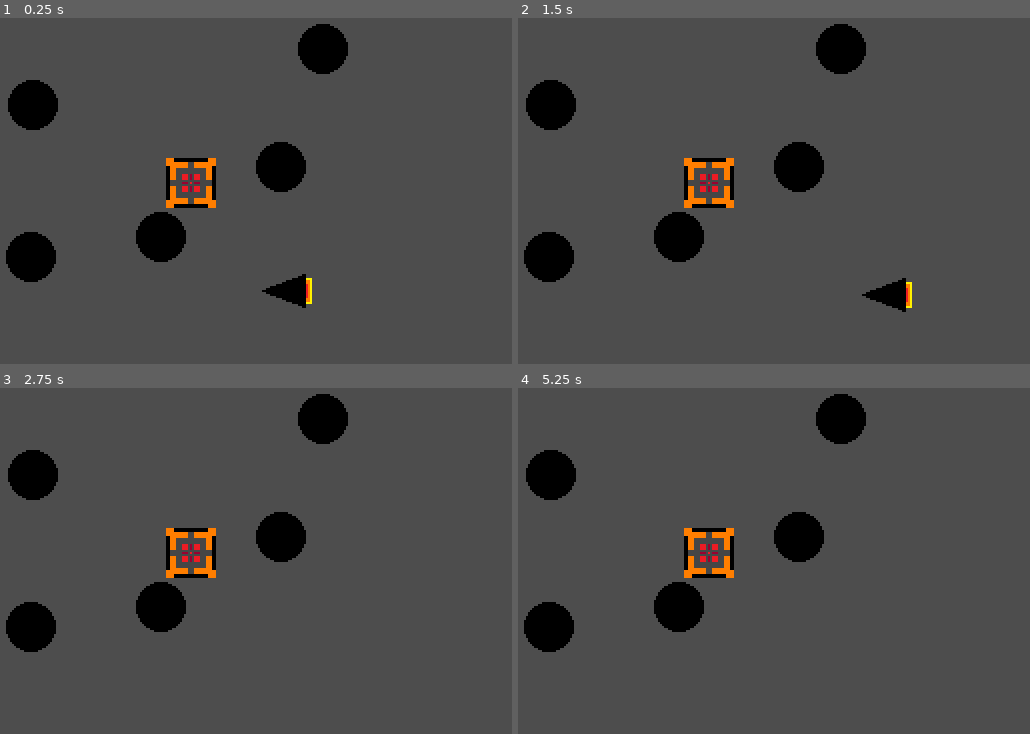
Above: before the commit, frames 1-4 (two rows, left to right).
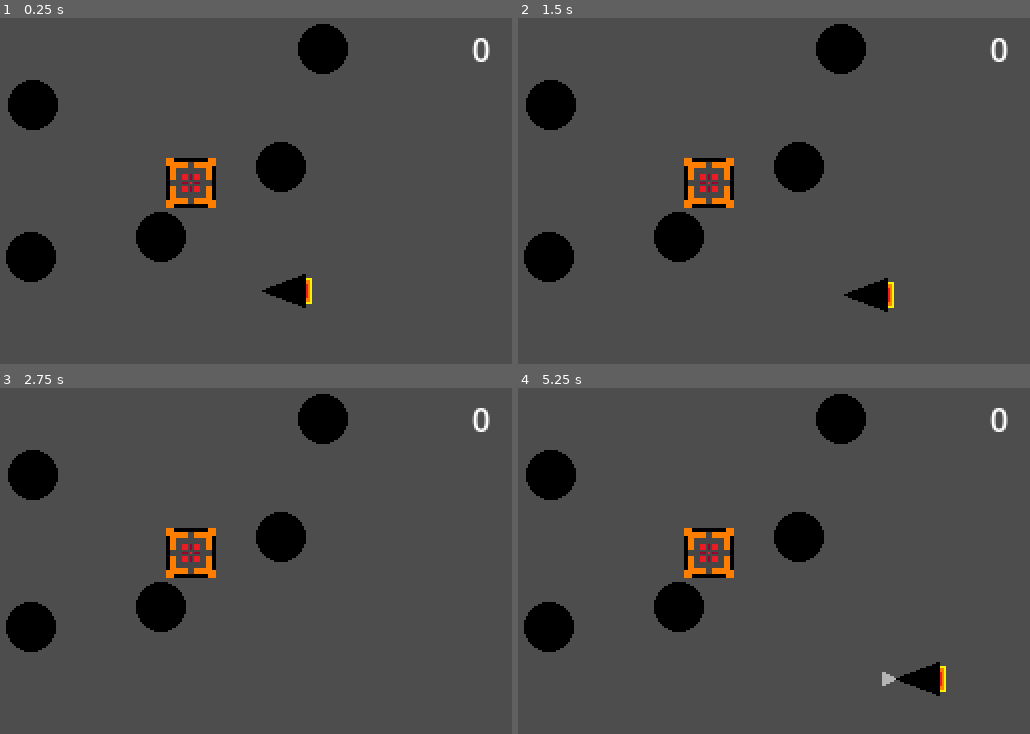
Above: after the commit, the same moments.

Repository: ima-cow/Space-asteroid-miner
Game: Godot game, scene res://scenes/game.tscn
Same seed, same stepped clock (60 frames per second), same inputs: the game is played once before the commit and once after it.
Inputs:
- Up to frame 1 (0.25 s): no input
- Up to frame 2 (1.5 s): tap Enter at 0.5 s; hold D (right) 0.53-1.28 s; hold Space (beam) 0.53-1.28 s; hold S (down) from 1.28 s (still down); tap Space (beam) at 1.35 s
- Up to frame 3 (2.75 s): release S (down) at 2.03 s; hold D (right) from 2.03 s (still down); hold Space (beam) from 2.03 s (still down)
- Up to frame 4 (5.25 s): release D (right) at 2.78 s; release Space (beam) at 2.78 s; hold W (up) 2.78-3.53 s; tap Space (beam) at 2.85, 3.5, 4.35 s; hold Space (beam) 3.53-4.28 s; hold A (left) 3.53-5.03 s; hold S (down) from 5.03 s (still down); hold Space (beam) from 5.03 s (still down)

The runs differ from the first frame. In frame 1, 0.1% of the frame differs, in the area x 92-96%, y 5-13%; in frame 2, 0.8%, in the area x 63-96%, y 5-85%; in frame 3, 0.1%; in frame 4, 0.8%.

Commit message:
way to many changes

Diff:
--- a/scenes/game.tscn
+++ b/scenes/game.tscn
@@ -1,10 +1,11 @@
-[gd_scene load_steps=8 format=3 uid="uid://deidliikifwik"]
+[gd_scene load_steps=9 format=3 uid="uid://deidliikifwik"]
 
 [ext_resource type="PackedScene" uid="uid://stex3fnk2qly" path="res://scenes/asteroid.tscn" id="1_yqjtg"]
 [ext_resource type="Script" uid="uid://b6j5dpnb4ntek" path="res://scripts/ship_movement.gd" id="2_lbhrr"]
 [ext_resource type="Texture2D" uid="uid://dvmr3c6ujqyhv" path="res://assets/ship.png" id="2_lnu2h"]
 [ext_resource type="Texture2D" uid="uid://c4mitpvuk83wa" path="res://assets/beam.png" id="3_lbhrr"]
 [ext_resource type="Texture2D" uid="uid://dobtasoup88yb" path="res://assets/station.png" id="4_iywne"]
+[ext_resource type="Script" uid="uid://dgerbndc527js" path="res://scripts/station.gd" id="4_p57ef"]
 
 [sub_resource type="RectangleShape2D" id="RectangleShape2D_iywne"]
 size = Vector2(26, 26)
@@ -23,6 +24,8 @@
 lock_rotation = true
 contact_monitor = true
 max_contacts_reported = 1
+linear_damp_mode = 1
+linear_damp = 1.0
 script = ExtResource("2_lbhrr")
 
 [node name="Sprite2D" type="Sprite2D" parent="Ship"]
@@ -45,6 +48,7 @@
 disabled = true
 
 [node name="Station" type="StaticBody2D" parent="."]
+script = ExtResource("4_p57ef")
 
 [node name="Sprite2D" type="Sprite2D" parent="Station"]
 texture = ExtResource("4_iywne")
@@ -55,28 +59,28 @@
 
 [node name="Ports" type="Node" parent="Station"]
 
-[node name="Area2D" type="Area2D" parent="Station/Ports"]
+[node name="Port" type="Area2D" parent="Station/Ports"]
 
-[node name="CollisionShape2D" type="CollisionShape2D" parent="Station/Ports/Area2D"]
+[node name="CollisionShape2D" type="CollisionShape2D" parent="Station/Ports/Port"]
 position = Vector2(-11.75, 0)
 shape = SubResource("RectangleShape2D_p57ef")
 
-[node name="Area2D2" type="Area2D" parent="Station/Ports"]
+[node name="Port2" type="Area2D" parent="Station/Ports"]
 
-[node name="CollisionShape2D" type="CollisionShape2D" parent="Station/Ports/Area2D2"]
+[node name="CollisionShape2D" type="CollisionShape2D" parent="Station/Ports/Port2"]
 position = Vector2(11.75, 0)
 shape = SubResource("RectangleShape2D_p57ef")
 
-[node name="Area2D3" type="Area2D" parent="Station/Ports"]
+[node name="Port3" type="Area2D" parent="Station/Ports"]
 
-[node name="CollisionShape2D" type="CollisionShape2D" parent="Station/Ports/Area2D3"]
+[node name="CollisionShape2D" type="CollisionShape2D" parent="Station/Ports/Port3"]
 position = Vector2(0, -11.75)
 rotation = 1.5707964
 shape = SubResource("RectangleShape2D_p57ef")
 
-[node name="Area2D4" type="Area2D" parent="Station/Ports"]
+[node name="Port4" type="Area2D" parent="Station/Ports"]
 
-[node name="CollisionShape2D" type="CollisionShape2D" parent="Station/Ports/Area2D4"]
+[node name="CollisionShape2D" type="CollisionShape2D" parent="Station/Ports/Port4"]
 position = Vector2(0, 11.75)
 rotation = 1.5707964
 shape = SubResource("RectangleShape2D_p57ef")
@@ -98,4 +102,26 @@
 [node name="Asteroid5" parent="Asteroids" instance=ExtResource("1_yqjtg")]
 position = Vector2(-80, 37)
 
+[node name="Control" type="Control" parent="."]
+layout_mode = 3
+anchors_preset = 0
+offset_left = 126.0
+offset_top = -86.0
+offset_right = 156.0
+offset_bottom = -76.0
+
+[node name="CenterContainer" type="CenterContainer" parent="Control"]
+layout_mode = 0
+offset_right = 40.0
+offset_bottom = 40.0
+
+[node name="Score" type="Label" parent="Control/CenterContainer"]
+unique_name_in_owner = true
+layout_mode = 2
+text = "0"
+
 [connection signal="property_list_changed" from="Ship/Beam/CollisionPolygon2D" to="Ship" method="_on_collision_polygon_2d_property_list_changed"]
+[connection signal="area_entered" from="Station/Ports/Port" to="Station" method="_on_port_area_entered"]
+[connection signal="area_entered" from="Station/Ports/Port2" to="Station" method="_on_port_area_entered"]
+[connection signal="area_entered" from="Station/Ports/Port3" to="Station" method="_on_port_area_entered"]
+[connection signal="area_entered" from="Station/Ports/Port4" to="Station" method="_on_port_area_entered"]
--- a/scripts/ship_movement.gd
+++ b/scripts/ship_movement.gd
@@ -16,10 +16,15 @@
 		$Beam/CollisionPolygon2D.disabled = false
 		ship_pos = global_position
 	elif Input.is_action_pressed("beam"):
-		print($Beam.get_overlapping_areas())
-		if $Beam.get_overlapping_areas().size() > 0:
-			print($Beam.get_overlapping_areas()[0].global_position)
-			$Beam.get_overlapping_areas()[0].global_position += ship_pos-global_position
+		#print($Beam.get_overlapping_areas())
+		#print(ship_pos-global_position)
+
+		var amount_in_beam:int = $Beam.get_overlapping_areas().size()
+		if amount_in_beam == 1:
+			var object_in_beam: Node = $Beam.get_overlapping_areas()[0].get_parent()
+			if object_in_beam.name == "Gem":
+				object_in_beam.global_position += global_position-ship_pos
+		ship_pos = global_position
 	else:
 		$Beam.visible = false
 		$Beam/CollisionPolygon2D.disabled = true
--- /dev/null
+++ b/scripts/station.gd
@@ -0,0 +1,9 @@
+extends StaticBody2D
+
+var score := 0
+
+func _on_port_area_entered(area: Area2D) -> void:
+	if area.get_parent().name == "Gem":
+		area.get_parent().queue_free()
+		score += 1
+		get_node("%Score").text = str(score)
Not shown, added: scripts/station.gd.uid
